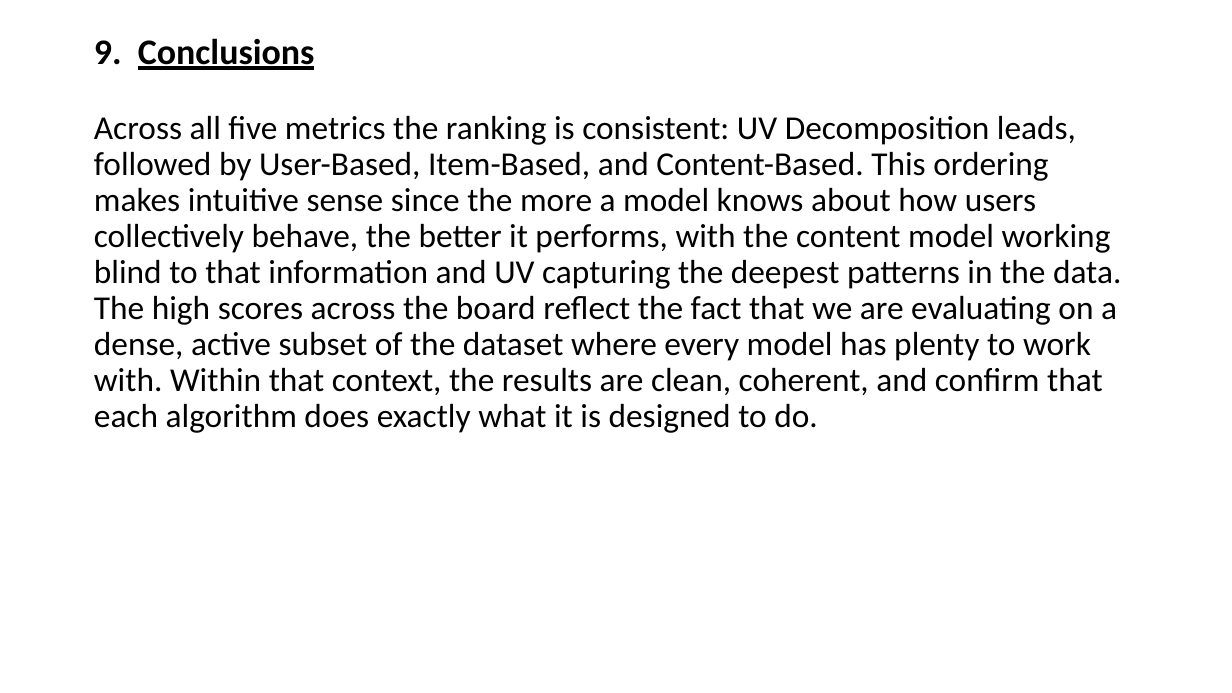
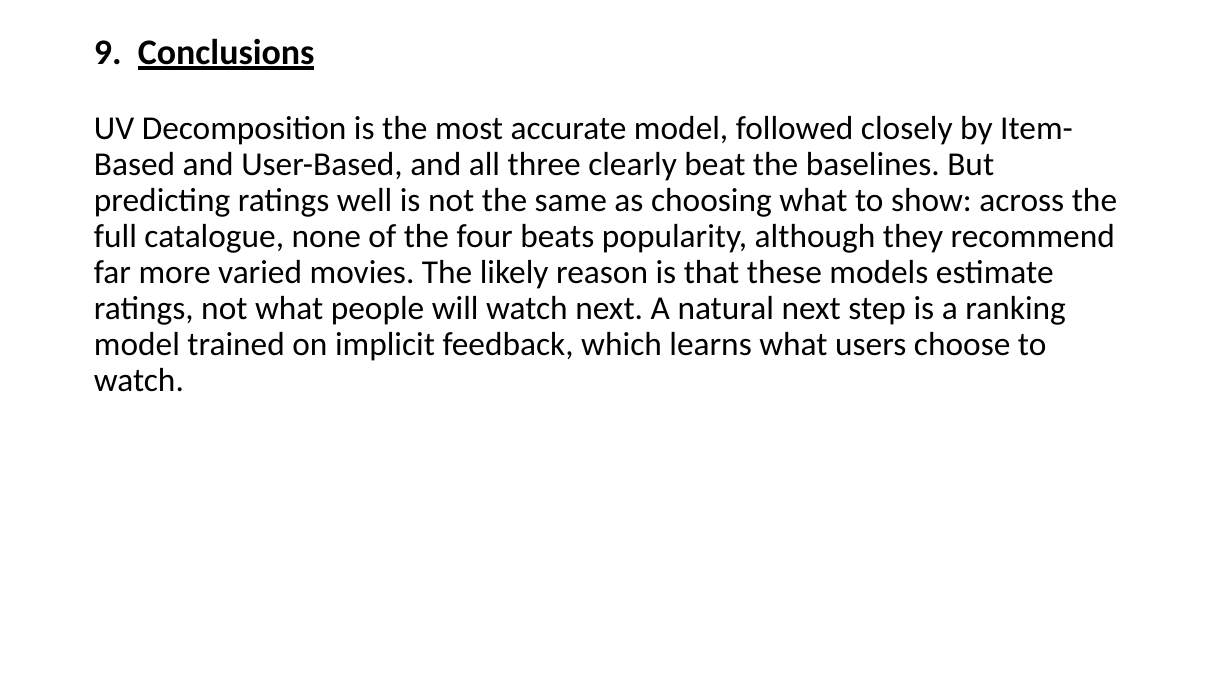
Before and after one commit to BillyGeros94/movie-recommendation-system, a slide deck: slide 14 of presentation/Recommender Presentation.pptx (slide 12 before the commit). Drawn at 1232x693 pixels with LibreOffice and Linux fonts; fonts in the diff are those of the drawing. Boxes give left, top, right and bottom in pixels: in the first picture for what was removed or moved away, otherwise in the second. Text is boxed around its words. In the diff, an @@ line names an element or a change of style, - is before the commit and + after.

Commit message:
Fix evaluation, add baselines, tests and training pipeline

```diff
--- a/presentation/Recommender Presentation.pptx
+++ b/presentation/Recommender Presentation.pptx
@@ text at (x1=94, y1=116, x2=1117, y2=392): text changed @@
-Across all five metrics the ranking is consistent: UV Decomposition leads, followed by User-Based, Item-Based, and Content-Based. This ordering makes intuitive sense since the more a model knows about how users collectively behave, the better it performs, with the content model working blind to that information and UV capturing the deepest patterns in the data. The high scores across the board reflect the fact that we are evaluating on a dense, active subset of the dataset where every model has plenty to work with. Within that context, the results are clean, coherent, and confirm that each algorithm does exactly what it is designed to do.
+UV Decomposition is the most accurate model, followed closely by Item-Based and User-Based, and all three clearly beat the baselines. But predicting ratings well is not the same as choosing what to show: across the full catalogue, none of the four beats popularity, although they recommend far more varied movies. The likely reason is that these models estimate ratings, not what people will watch next. A natural next step is a ranking model trained on implicit feedback, which learns what users choose to watch.
```
Also in this commit, not shown: 8 other slides changed, 2 slides added, 37 other files.
